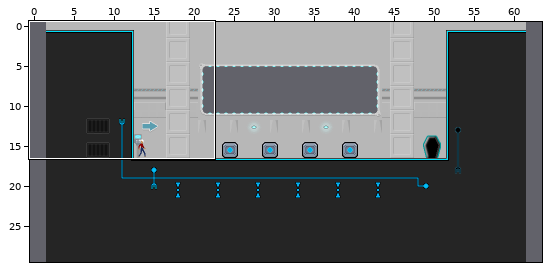
An edit to a level. Tiled map (JSON), res/map/NoobParadise_1.json. Above: a wide view before the commit, with the close-up outlined.
Close-up. As it was:
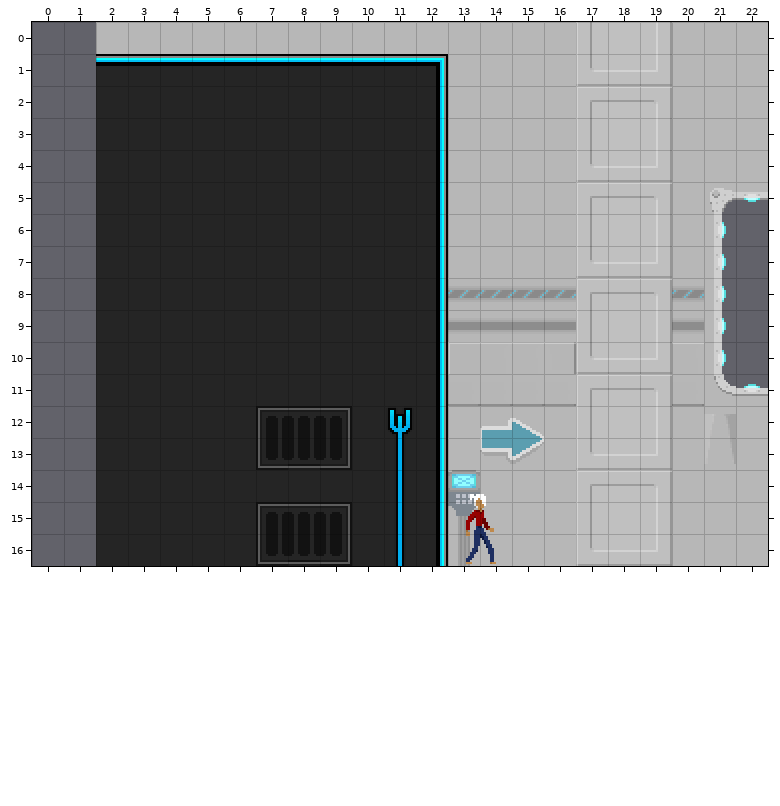
Cells are 16x16 px. Shown: x 0..22, y 0..16. The commit also changed other parts of the map, which this record leaves out. The old version is drawn lined up with the new one.
Now the later version:
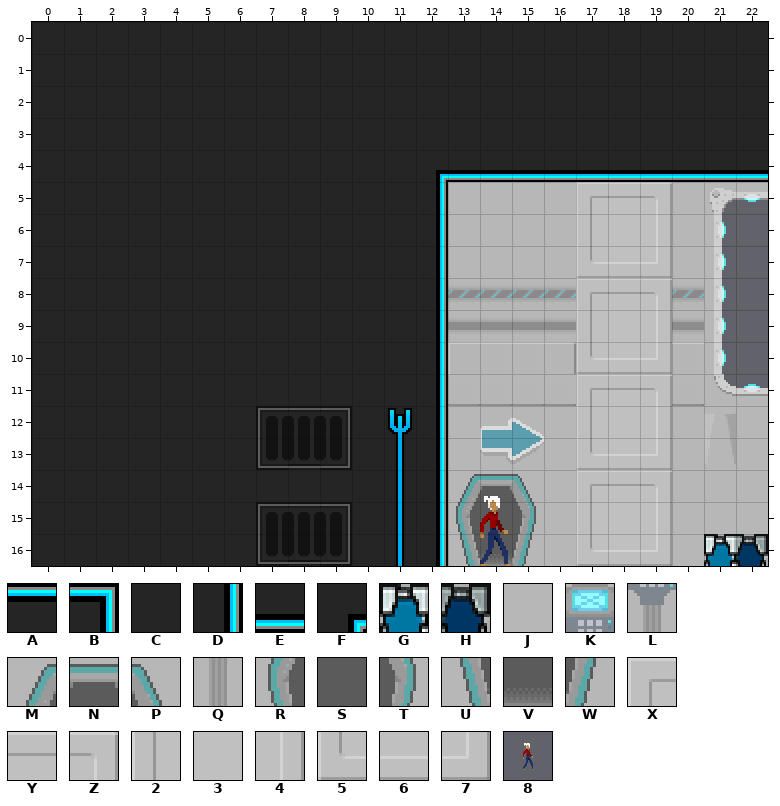
Key: from "main": A 1, B 2, C 8, D 27, E 51, F 75, G 129, H 130, J 232, K 277, L 302, M 320, N 321, P 322, Q 327, R 345, S 346, T 347, U 370, V 371, W 372, X 381, Y 382, Z 383, 2 406, 3 407, 4 408, 5 431, 6 432, 7 433; from "objects": 8 0.
_ is an empty cell.
Objects are placed by their top-left corner, in cells (3,4 is the top-left corner of cell 3,4); size is 1x1 cell unless given.
What changed:
map size 60x30 -> 64x30 cells (old content now starts at 2,0; both pictures use the new coordinates)
Layer "Tile Layer 1":
The author changed tile 2 to tile C in row 0 at x 17; in row 3 at x 17.
The author changed tile 3 to tile C in row 0 at x 18; in row 3 at x 18.
The author changed tile 4 to tile C in row 0 at x 19; in row 3 at x 19.
The author changed tile 5 to tile C in row 1 at x 17.
The author changed tile 6 to tile C in row 1 at x 18.
The author changed tile 7 to tile C in row 1 at x 19.
The author changed tile A to tile C in row 1 at x 2 to 11.
The author changed tile B to tile C in row 1 at x 12.
The author changed tile D to tile C in rows 2 to 3 at x 12.
The author changed tile J to tile C in row 0 at x 2 to 16 and 20 to 22; in rows 1 to 3 at x 13 to 16 and 20 to 22.
The author changed tile X to tile C in row 2 at x 17.
The author changed tile Y to tile C in row 2 at x 18.
The author changed tile Z to tile C in row 2 at x 19.
Tile C now appears in rows 0 to 16 at x 0 to 1.
The author changed tile 5 to tile E in row 4 at x 17.
The author changed tile 6 to tile E in row 4 at x 18.
The author changed tile 7 to tile E in row 4 at x 19.
The author changed tile J to tile E in row 4 at x 13 to 16 and 20 to 22.
The author changed tile D to tile F in row 4 at x 12.
The author changed tile J to tile G in row 16 at x 21.
The author changed tile J to tile H in row 16 at x 22.
The author changed tile K to tile M in row 14 at x 13.
The author changed tile J to tile N in row 14 at x 14.
The author changed tile J to tile P in row 14 at x 15.
The author changed tile L to tile R in row 15 at x 13.
The author changed tile J to tile S in row 15 at x 14.
The author changed tile J to tile T in row 15 at x 15.
The author changed tile Q to tile U in row 16 at x 13.
The author changed tile J to tile V in row 16 at x 14.
The author changed tile J to tile W in row 16 at x 15.
Layer "Object Layer 1":
Object 8 at 12,13.8 size 4x4 becomes 8 at 12.4,13.9 size 4x4.
Changed places in both close-ups, as pixel boxes (x1, y1, x2, y2):
changed: (32, 22, 768, 566)
